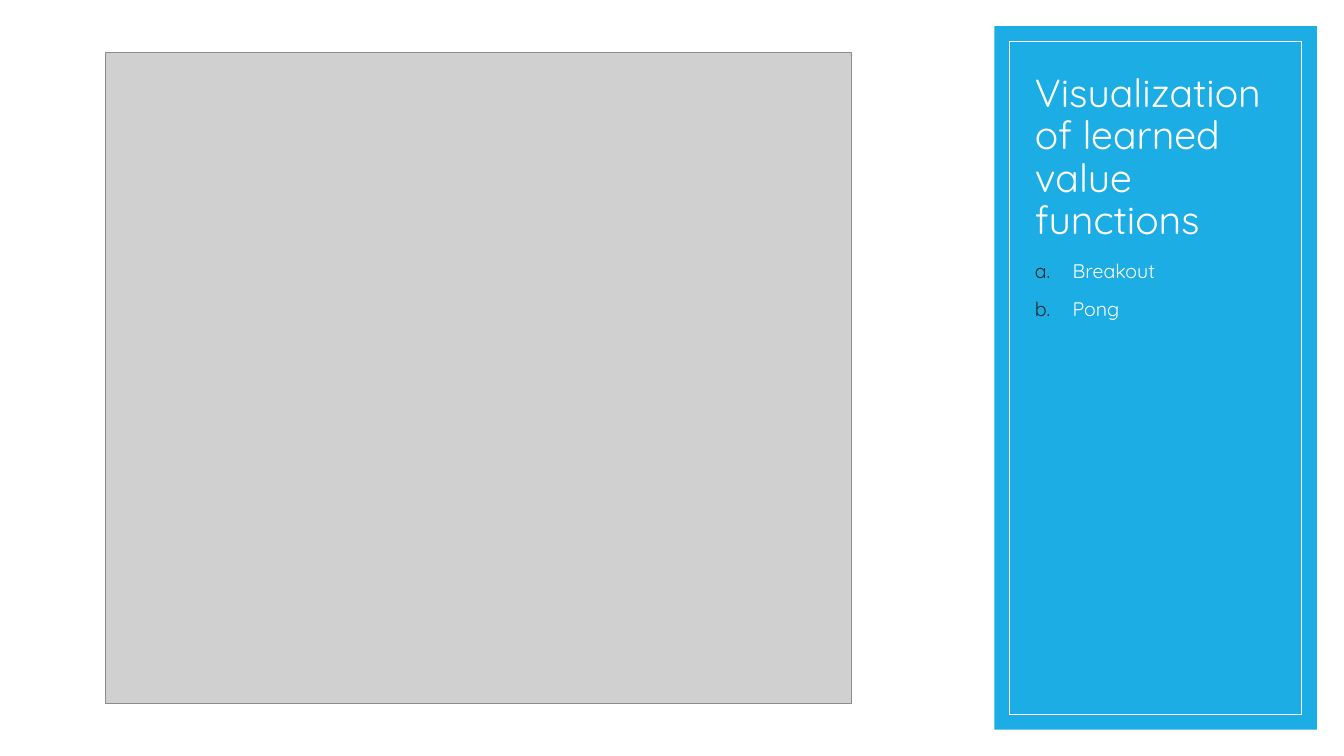
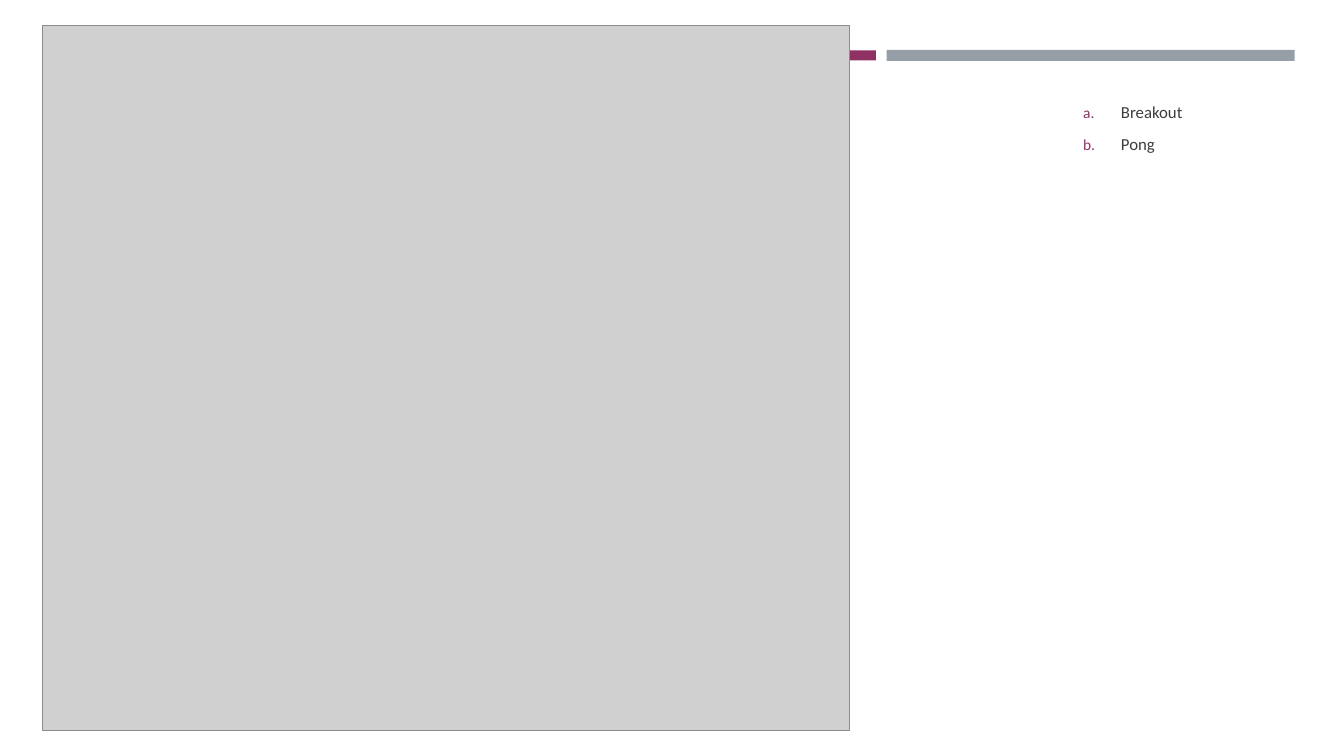
Before and after one commit to Boty22/Global-AI-Bootcamp-DRL, a slide deck: slide 12 of From RL to DRL.pptx (slide 13 before the commit). Drawn at 1344x756 pixels with LibreOffice and Linux fonts; fonts in the diff are those of the drawing; grey boxes stand for pictures. Boxes give left, top, right and bottom in pixels: in the first picture for what was removed or moved away, otherwise in the second. Text is boxed around its words. In the diff, an @@ line names an element or a change of style, - is before the commit and + after.

Commit message:
botcamp ppt design

```diff
--- a/From RL to DRL.pptx
+++ b/From RL to DRL.pptx
@@ picture: place and size @@
-picture at (105,52,851,704)
+picture at (42,25,850,730)
@@ rectangle removed at (994,26,1317,730) @@
@@ rectangle added at (468,50,876,60), fill #903163 @@
@@ rectangle added at (886,50,1295,62), fill #969FA7 @@
@@ rectangle removed at (1009,41,1302,715) @@
@@ title removed at (1035,78,1261,235) @@
-Visualization of learned value functions
@@ text "Breakout": place and size @@
-text "Breakout" at (1073,263,1155,320)
+text "Breakout" at (1121,106,1182,153)
@@ text "Breakout" at (1121,106,1182,153): size 14 to 12 pt, font Quicksand to Calibri, text colour #FFFFFF to #3D3D3D; line spacing 1.1 to 1; bullet colour #262626 to #903163; vertical alignment top to middle @@
```
Also in this commit, not shown: 14 other slides changed, 3 slides added, 2 slides removed, 4 other files.
